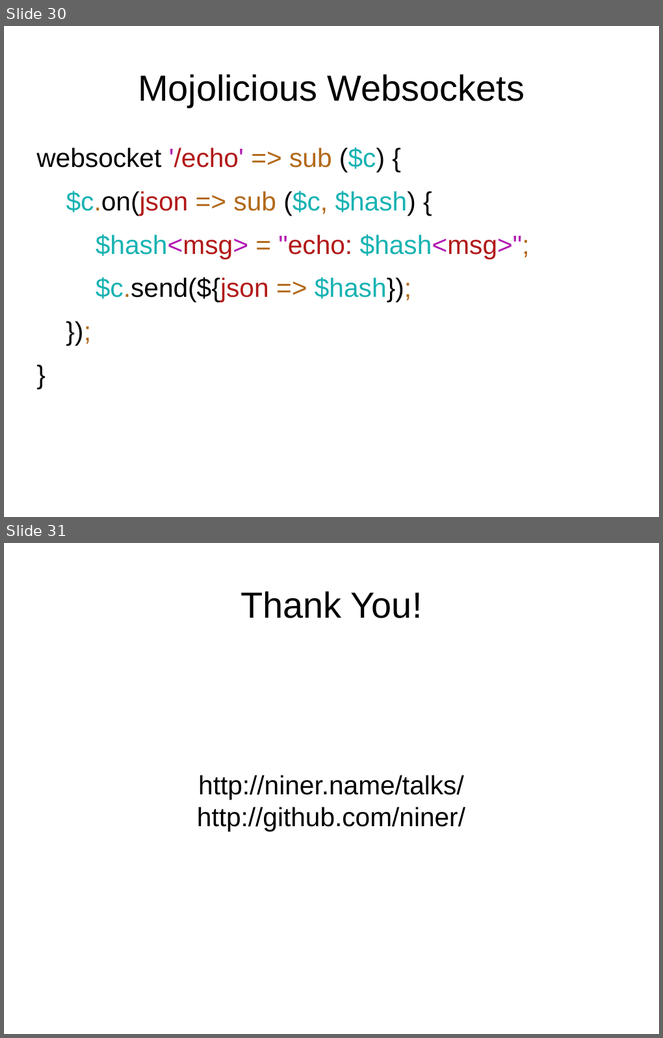
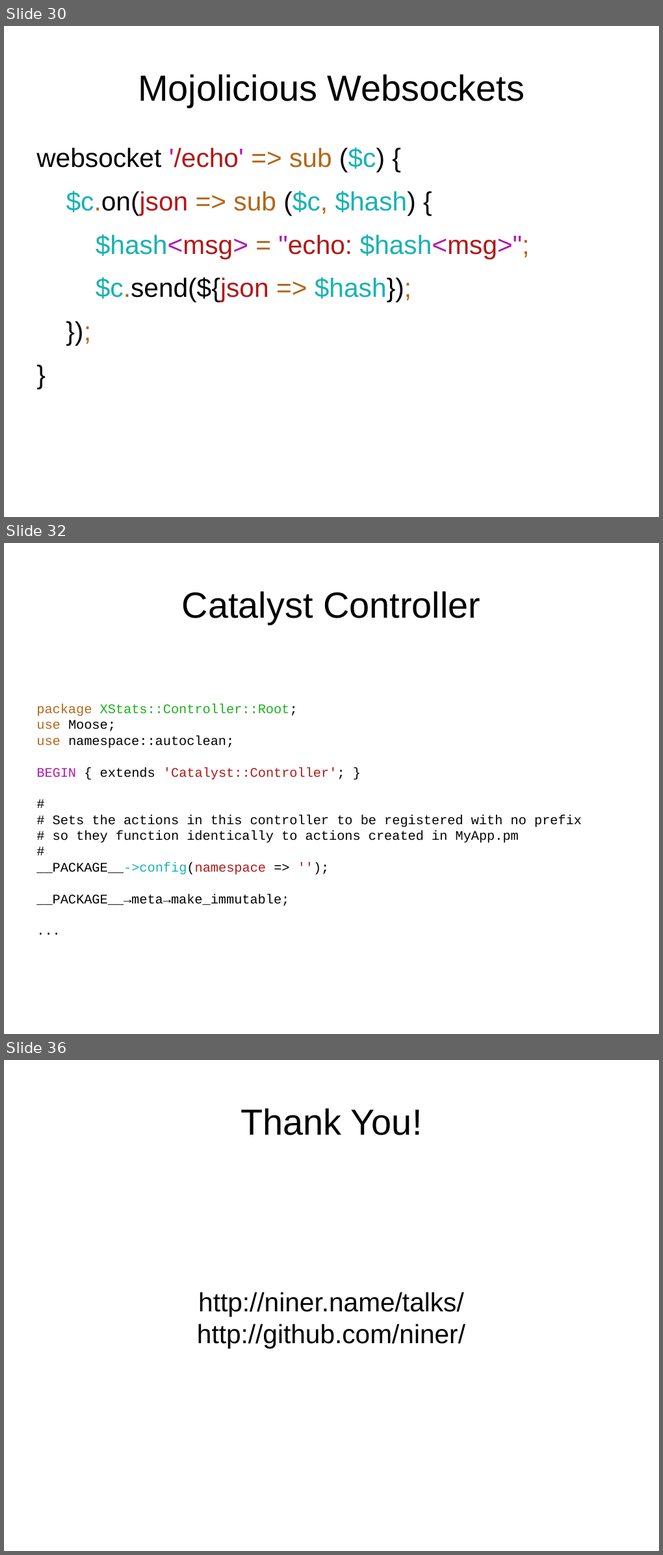
Before and after one commit to niner/talks, a slide deck: Web development and Perl 6/Web development and Perl 6.odp. Shown one above the other, each under a label of ours: slides 30 and 31 before the commit, slides 30, 32 and 36 after it; the slides between them are not shown. The pictures are 663x1038 and 663x1555 pixels, drawn with LibreOffice and Linux fonts; fonts in the diff are those of the drawing. Boxes give left, top, right and bottom in pixels: in the first picture for what was removed or moved away, otherwise in the second. Text is boxed around its words. In the diff, an @@ line names an element or a change of style, - is before the commit and + after.

Commit message:
Web dev part about Catalyst

```diff
--- a/Web development and Perl 6/Web development and Perl 6.odp
+++ b/Web development and Perl 6/Web development and Perl 6.odp
@@ slide 32 added at [4,543,659,1034], background #FFFFFF @@
@@ title added at [182,591,480,624], 44 pt, text #000000 @@
+Catalyst Controller
@@ subtitle added at [36,704,582,906], 16 pt, text #000000 @@
+package XStats::Controller::Root;
+use Moose;
+use namespace::autoclean;
+BEGIN { extends 'Catalyst::Controller'; }
+#
+# Sets the actions in this controller to be registered with no prefix
+# so they function identically to actions created in MyApp.pm
+#
+__PACKAGE__->config(namespace => '');
+__PACKAGE__→meta→make_immutable;
+...
@@ what was slide 31 is now slide 36 @@
```
Also in this commit, not shown: 2 slides changed, 4 other slides added, 42 other files.
